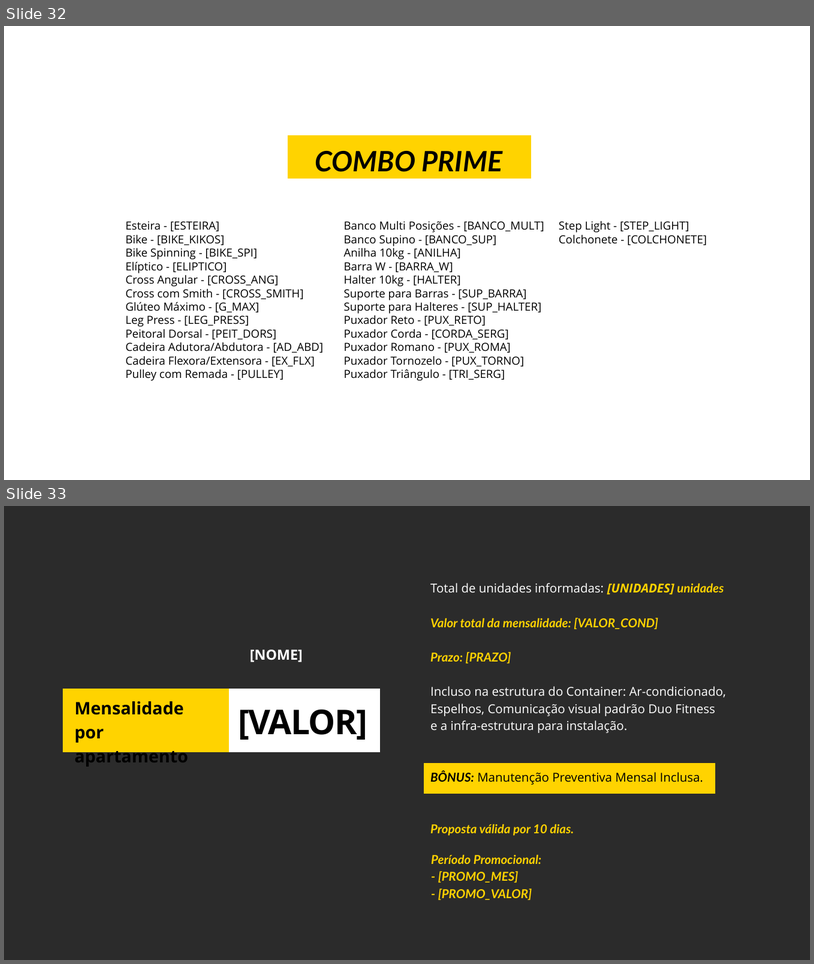
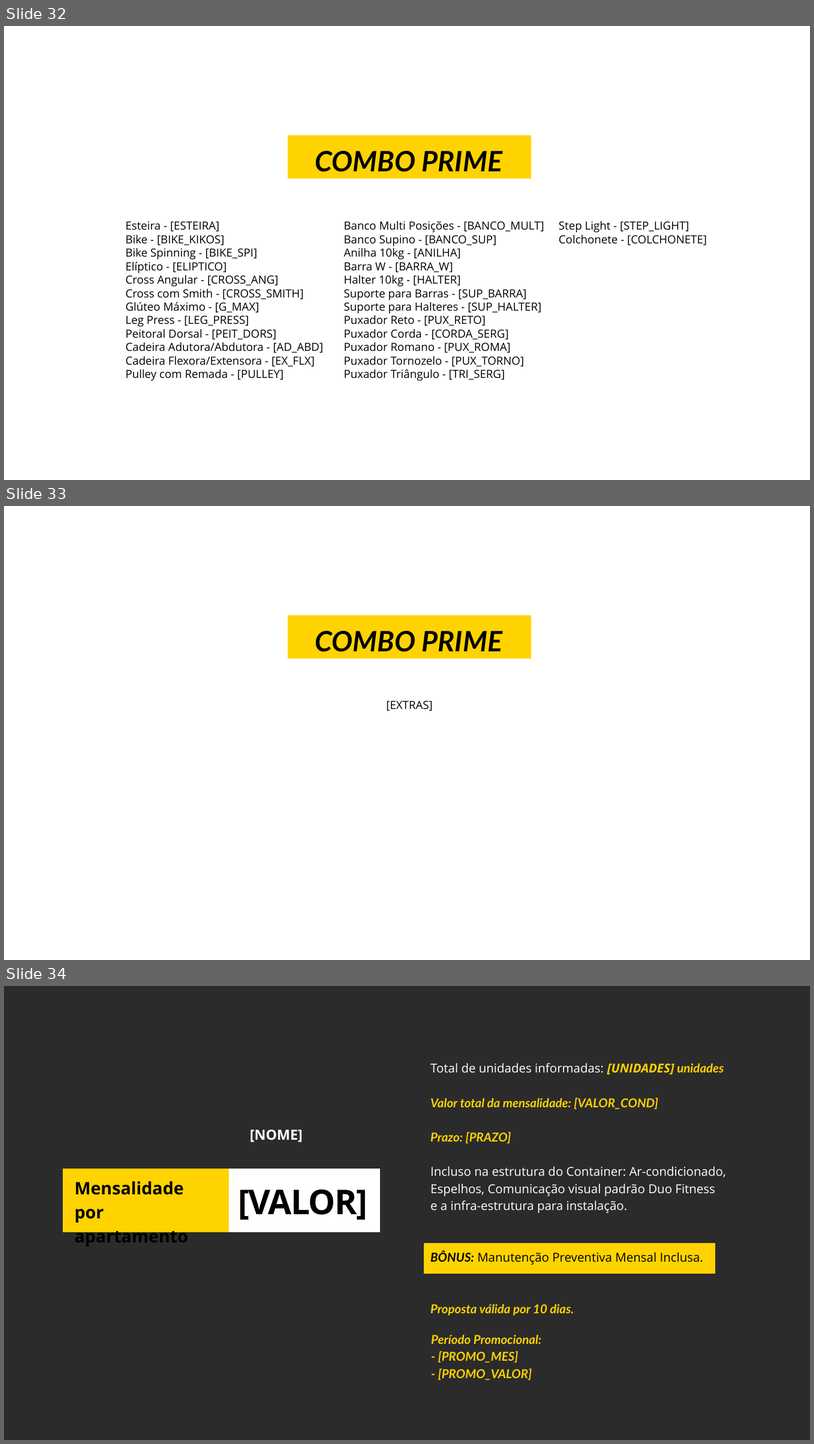
Before and after one commit to agencialumno/Site_duofitness, a slide deck: simulador_duofitness/templates/prime.pptx. Shown one above the other, each under a label of ours: slides 32 and 33 before the commit, slides 32, 33 and 34 after it. The pictures are 814x964 and 814x1444 pixels, drawn with LibreOffice and Linux fonts; fonts in the diff are those of the drawing; background and template pictures are left out; a plain dark background stands for a picture behind light text. Boxes give left, top, right and bottom in pixels: in the first picture for what was removed or moved away, otherwise in the second. Text is boxed around its words. In the diff, an @@ line names an element or a change of style, - is before the commit and + after.

Commit message:
Ajuste de inserção de equipamento extra

```diff
--- a/simulador_duofitness/templates/prime.pptx
+++ b/simulador_duofitness/templates/prime.pptx
@@ slide 33 added at bbox=[4, 506, 810, 960], background picture (left out) @@
@@ freeform shape added at bbox=[288, 615, 531, 658], fill #FFD300 @@
@@ text added at bbox=[315, 631, 503, 652], 50 pt, text #000000, bold, italic @@
+COMBO PRIME
@@ text added at bbox=[386, 700, 432, 711], 20 pt, text #000000 @@
+[EXTRAS]
@@ what was slide 33 is now slide 34 @@
```
Also in this commit, not shown: 5 other files.
